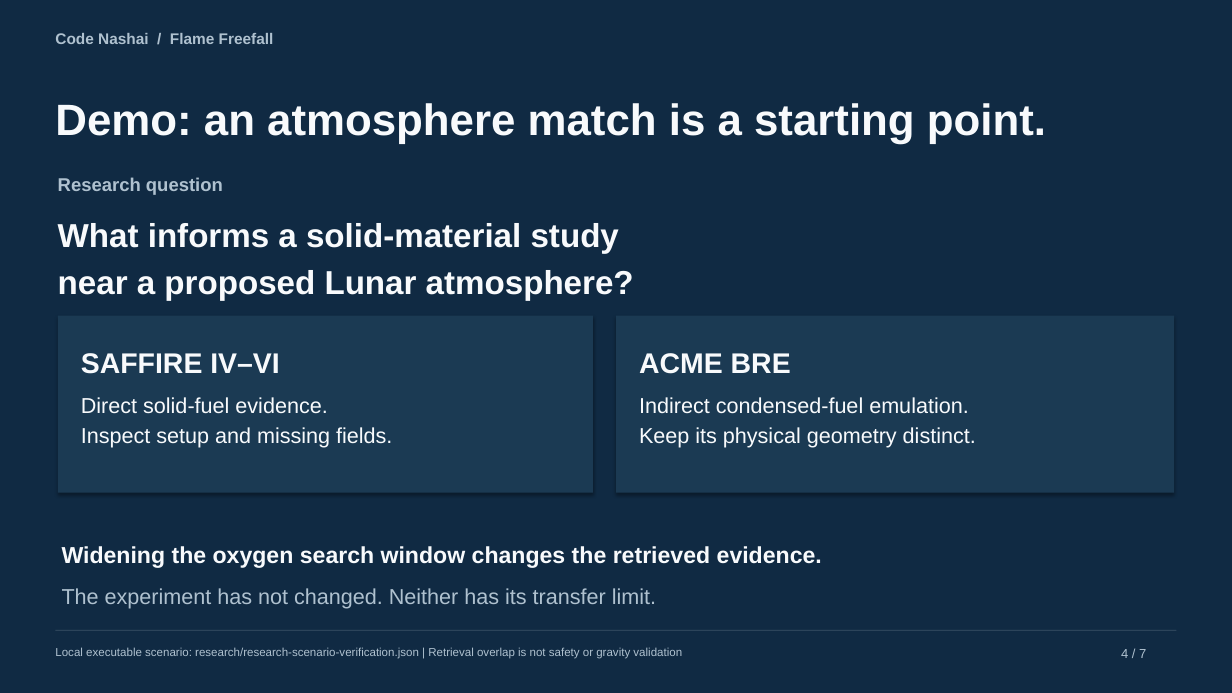
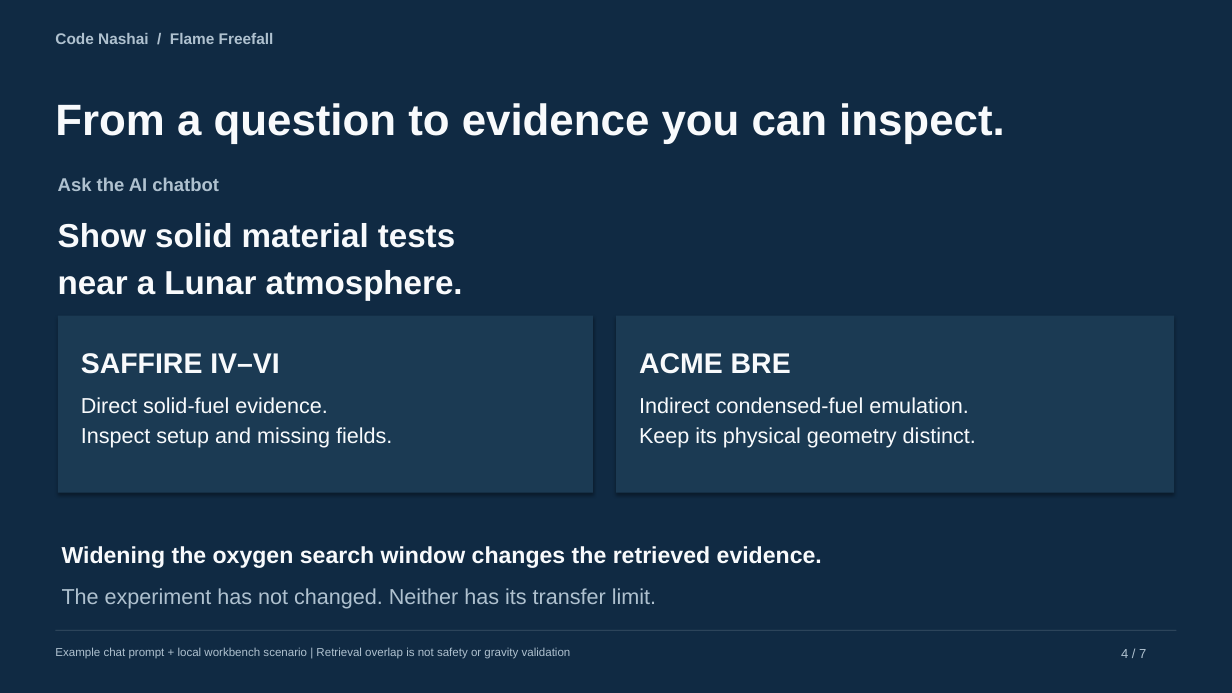
Before and after one commit to marjan-ahmed/flame-freefall, a slide deck: slide 4 of docs/presentation/flame-freefall-pitch.pptx. Drawn at 1232x693 pixels with LibreOffice and Linux fonts; fonts in the diff are those of the drawing. Boxes give left, top, right and bottom in pixels: in the first picture for what was removed or moved away, otherwise in the second. Text is boxed around its words. In the diff, an @@ line names an element or a change of style, - is before the commit and + after.

Commit message:
Center pitch on AI research chatbot and refine presentation

```diff
--- a/docs/presentation/flame-freefall-pitch.pptx
+++ b/docs/presentation/flame-freefall-pitch.pptx
@@ text at (55, 103, 1005, 144): text changed @@
-Demo: an atmosphere match is a starting point.
+From a question to evidence you can inspect.
@@ text at (58, 177, 219, 191): text changed @@
-Research question
+Ask the AI chatbot
@@ text at (58, 223, 463, 300): text changed @@
-What informs a solid-material study
-near a proposed Lunar atmosphere?
+Show solid material tests
+near a Lunar atmosphere.
@@ text at (55, 648, 571, 659): text changed @@
-Local executable scenario: research/research-scenario-verification.json | Retrieval overlap is not safety or gravity validation
+Example chat prompt + local workbench scenario | Retrieval overlap is not safety or gravity validation
```
Also in this commit, not shown: 5 other slides changed, 1 slide added, 1 slide removed, 12 other files.
